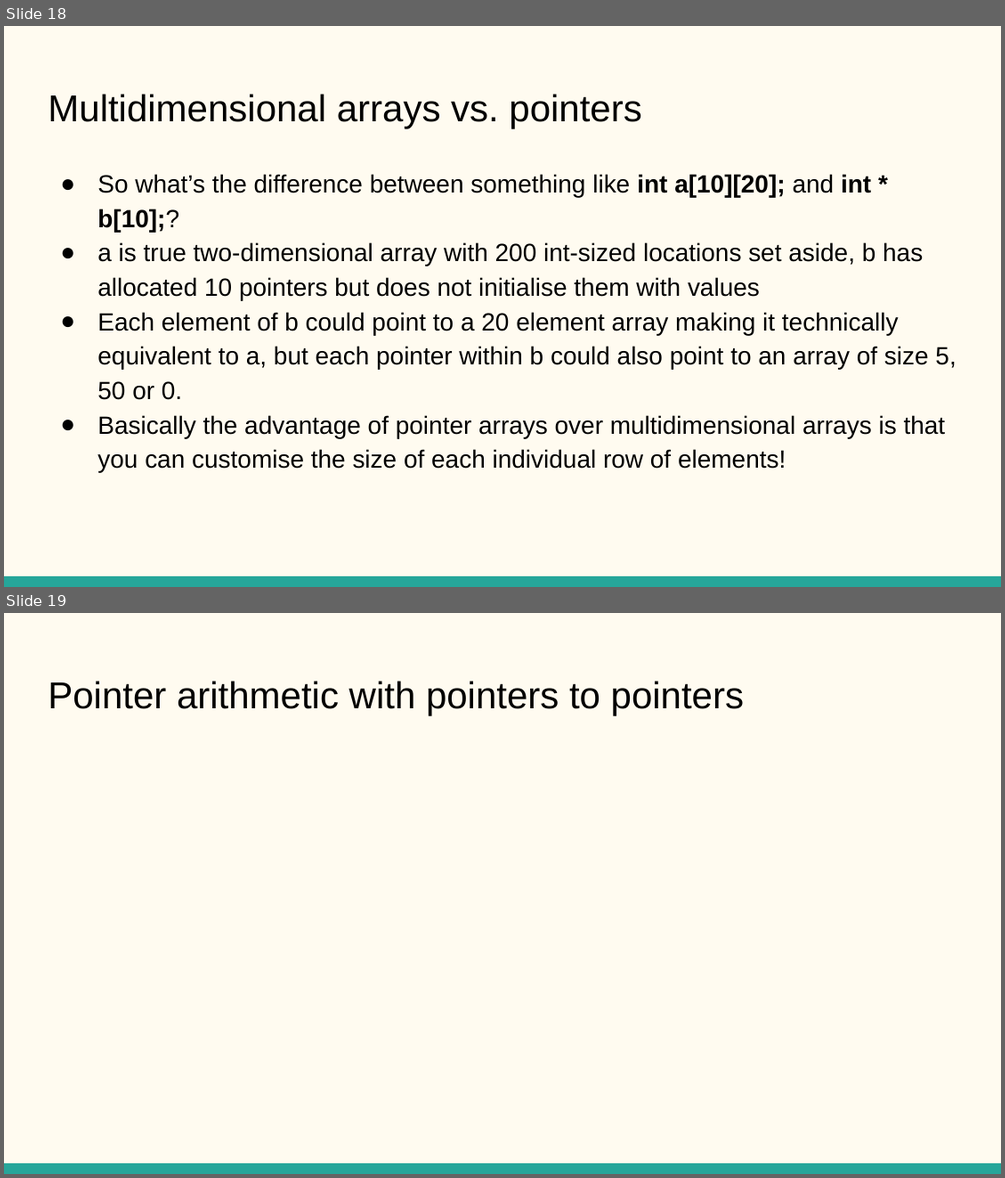
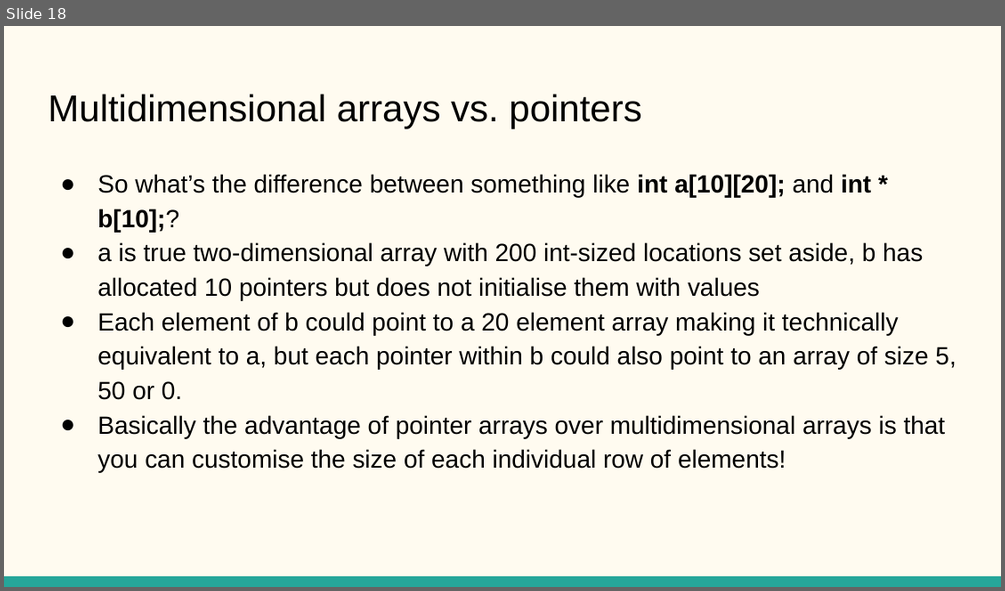
Before and after one commit to LeadWoods0902/C-sessions-22, a slide deck: C_presentation.pptx. Shown one above the other, each under a label of ours: slides 18 and 19 before the commit, slide 18 after it. The pictures are 1005x1178 and 1005x591 pixels, drawn with LibreOffice and Linux fonts; fonts in the diff are those of the drawing. Boxes give left, top, right and bottom in pixels: in the first picture for what was removed or moved away, otherwise in the second. Text is boxed around its words. In the diff, an @@ line names an element or a change of style, - is before the commit and + after.

```diff
--- a/C_presentation.pptx
+++ b/C_presentation.pptx
@@ slide 19 removed at (4,613,1001,1174), background #FFFBF0; not listed: 1 template element that a slide beside it also shows @@
@@ title removed at (48,681,744,716) @@
-Pointer arithmetic with pointers to pointers
```
Also in this commit, not shown: 2 slides changed, 1 slide added.
